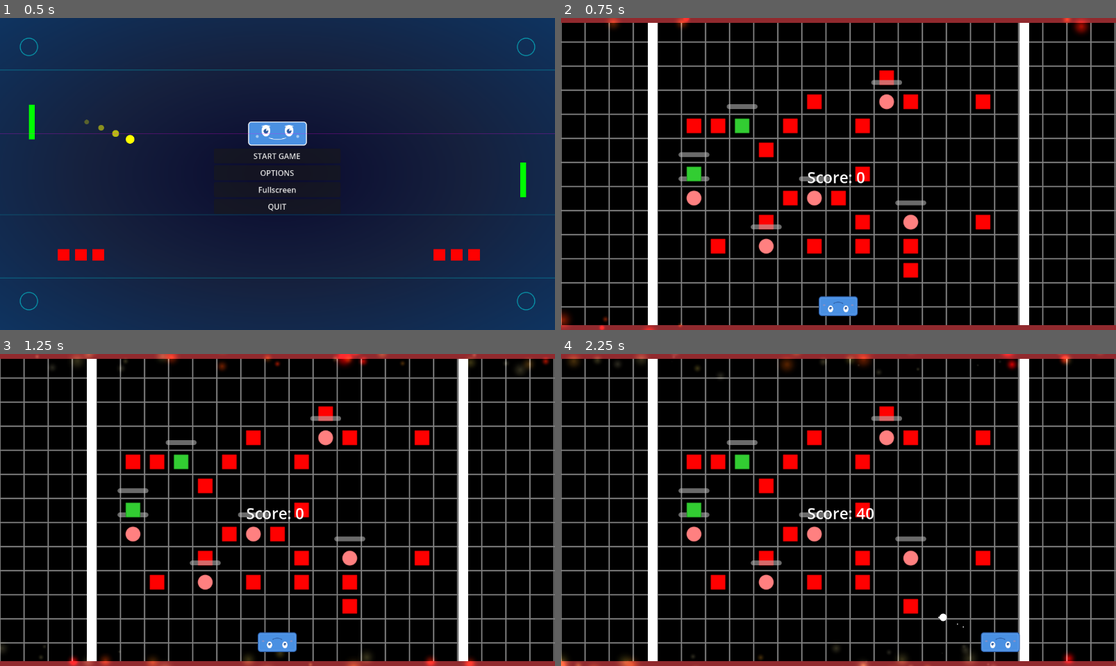
Above: before the commit, frames 1-4 (two rows, left to right).
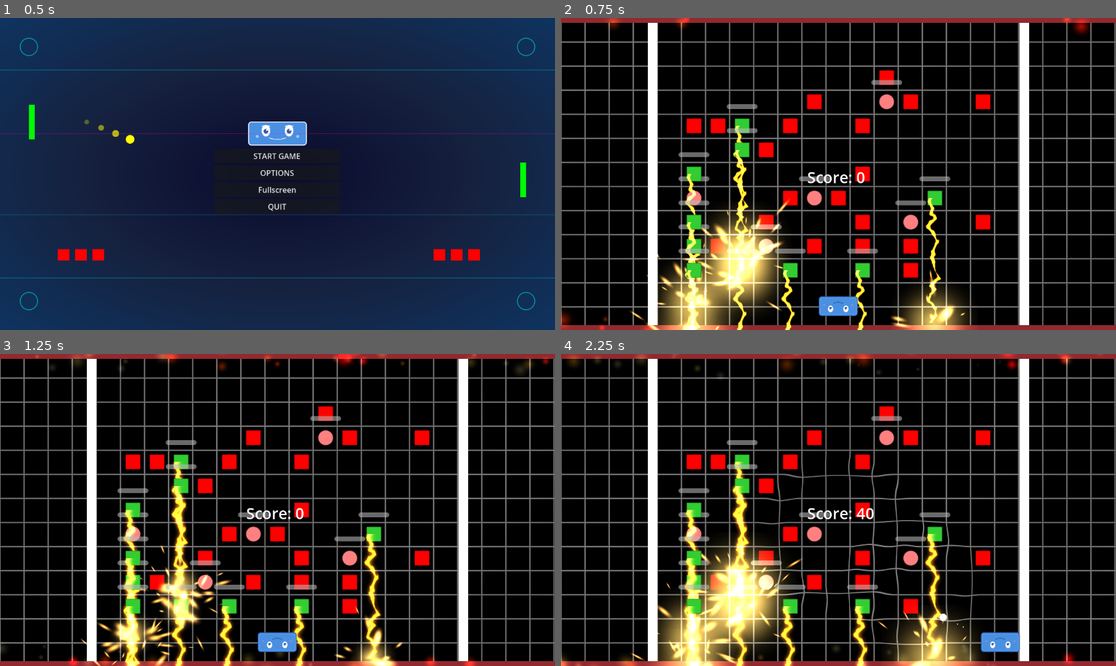
Above: after the commit, the same moments.

Repository: Nicheen/GameJamSummer2025
Game: Godot game, scene res://scenes/menus/main_menu.tscn
Two runs of this game, one before a commit and one after it. Both use one fixed random seed, a clock stepped at 60 frames per second and the inputs below.
Inputs (mouse positions are in pixels of both pictures, inside the frame that each line leads up to):
- Up to frame 1 (0.5 s): no input
- Up to frame 2 (0.75 s): click "START GAME" at 0.5 s
- Up to frame 3 (1.25 s): no input
- Up to frame 4 (2.25 s): tap Enter (ui_accept) at 1.25, 1.52 s; move the mouse to (960, 494) at 1.27 s; hold D (move_right) 1.28-2.03 s; click (960, 494) at 1.35 s; move the mouse to (727, 525) at 2.02 s; hold S (teleport_down) from 2.03 s (still down); click (727, 525) at 2.1 s

Frame 1 is identical in both runs. In frame 2, 10% of the frame differs, in the area x 12-74%, y 34-100%; in frame 3, 7.1%; in frame 4, 14%, in the area x 12-76%, y 32-100%.

Commit message:
BOOM

Diff:
--- a/gamejamsummer2025/scripts/main.gd
+++ b/gamejamsummer2025/scripts/main.gd
@@ -33,6 +33,19 @@
 # UI elements
 var score_label: Label
 var enemies_remaining_label: Label
+
+# Distortion effect system
+var grid_background: ColorRect
+var shader_material: ShaderMaterial
+var active_distortions: Array[Dictionary] = []
+var distortion_id_counter: int = 0
+var time_accumulator: float = 0.0
+const MAX_DISTORTIONS = 5
+
+# Distortion settings
+var default_force: float = 20.0
+var default_radius: float = 200.0
+var default_duration: float = 2.0
 
 func _ready():
 	# Set up the game
@@ -50,9 +63,108 @@
 	print("Game scene ready!")
 	print("Total enemies spawned: ", total_enemies)
 
+func _process(delta):
+	"""Update distortion effects each frame"""
+	time_accumulator += delta
+
+	# Update time uniform for base animation
+	if shader_material:
+		shader_material.set_shader_parameter("time", time_accumulator)
+
+	update_distortions(delta)
+	update_shader_uniforms()
+
 func setup_play_area():
-	# Create grid background
+	# Create grid background with distortion support
 	create_grid_background()
+
+func create_distortion_effect(center: Vector2, force: float = -1.0, radius: float = -1.0, duration: float = -1.0) -> int:
+	"""Create a new distortion effect at the given position"""
+
+	# Use defaults if not specified
+	if force < 0:
+		force = default_force
+	if radius < 0:
+		radius = default_radius
+	if duration < 0:
+		duration = default_duration
+
+	# Create distortion data
+	var distortion = {
+		"id": distortion_id_counter,
+		"center": center,
+		"force": force,
+		"radius": radius,
+		"duration": duration,
+		"current_time": 0.0,
+		"active": true
+	}
+
+	distortion_id_counter += 1
+
+	# Add to active distortions (remove oldest if at max capacity)
+	if active_distortions.size() >= MAX_DISTORTIONS:
+		active_distortions.pop_front()
+
+	active_distortions.append(distortion)
+
+	print("Created distortion effect at ", center, " with force ", force)
+	return distortion.id
+
+func update_distortions(delta: float):
+	"""Update all active distortions"""
+	var i = active_distortions.size() - 1
+
+	while i >= 0:
+		var distortion = active_distortions[i]
+		distortion.current_time += delta
+
+		# Remove expired distortions
+		if distortion.current_time >= distortion.duration:
+			active_distortions.remove_at(i)
+			print("Distortion effect expired")
+
+		i -= 1
+
+func update_shader_uniforms():
+	"""Update shader uniforms with current distortion data"""
+	if not shader_material:
+		return
+
+	# Prepare arrays for shader uniforms
+	var centers: Array[Vector2] = []
+	var forces: Array[float] = []
+	var radiuses: Array[float] = []
+	var times: Array[float] = []
+
+	# Fill arrays with active distortion data
+	for distortion in active_distortions:
+		centers.append(distortion.center)
+		forces.append(distortion.force)
+		radiuses.append(distortion.radius)
+		times.append(distortion.current_time)
+
+	# Pad arrays to MAX_DISTORTIONS length
+	while centers.size() < MAX_DISTORTIONS:
+		centers.append(Vector2.ZERO)
+		forces.append(0.0)
+		radiuses.append(0.0)
+		times.append(0.0)
+
+	# Update shader parameters
+	shader_material.set_shader_parameter("distortion_centers", centers)
+	shader_material.set_shader_parameter("distortion_forces", forces)
+	shader_material.set_shader_parameter("distortion_radiuses", radiuses)
+	shader_material.set_shader_parameter("distortion_times", times)
+	shader_material.set_shader_parameter("active_distortions", active_distortions.size())
+
+func create_enemy_death_distortion(enemy_position: Vector2):
+	"""Create a distortion effect specifically for enemy death"""
+	var force = randf_range(15.0, 25.0)
+	var radius = randf_range(150.0, 250.0)
+	var duration = randf_range(1.5, 2.5)
+
+	create_distortion_effect(enemy_position, force, radius, duration)
 
 func spawn_enemies():
 	# Samla alla använda positioner från kvadrater
@@ -92,8 +204,8 @@
 	var enemy = enemy_scene.instantiate()
 	enemy.global_position = position
 
-	# Connect enemy signals
-	enemy.enemy_died.connect(_on_enemy_died)
+	# Connect enemy signals with distortion effects - pass position in closure
+	enemy.enemy_died.connect(func(score_points): _on_enemy_died_with_distortion(score_points, position))
 	enemy.enemy_hit.connect(_on_enemy_hit)
 
 	add_child(enemy)
@@ -163,8 +275,8 @@
 	var block = block_scene.instantiate()
 	block.global_position = position
 
-	# Connect enemy signals
-	block.block_died.connect(_on_enemy_died)
+	# Connect enemy signals with distortion effects - pass position in closure
+	block.block_died.connect(func(score_points): _on_block_died_with_distortion(score_points, position))
 	block.block_hit.connect(_on_enemy_hit)
 
 	add_child(block)
@@ -196,64 +308,38 @@
 
 	# Spawna lazer-block
 	available_positions.shuffle()
-	var lazer_count = min(2, available_positions.size())  # 10 lazer-block
+	var lazer_count = min(10, available_positions.size())  # 10 lazer-block
 
 	for i in range(lazer_count):
 		spawn_enemy_lazer_at_position(available_positions[i])
 
 func spawn_enemy_lazer_at_position(position: Vector2):
 	var lazer_scene = load(ENEMY_BLOCK_LAZER_SCENE)
+	var thunder_scene = load(THUNDER)
 	if not lazer_scene:
 		print("ERROR: Could not load enemy lazer scene at: ", ENEMY_BLOCK_LAZER_SCENE)
 		return
 
+	if not thunder_scene:
+		print("ERROR: Could not load thunder effect scene at: ", THUNDER)
+		return
+
 	var lazer_block = lazer_scene.instantiate()
+	var thunder_effect = thunder_scene.instantiate()
+
 	lazer_block.global_position = position
-
-	# Connect signals (samma som vanliga block)
-	lazer_block.block_died.connect(_on_enemy_died)
+	thunder_effect.global_position = position
+
+	# Connect signals with distortion effects - pass position in closure
+	lazer_block.block_died.connect(func(score_points): _on_lazer_block_died_with_distortion(score_points, position))
 	lazer_block.block_hit.connect(_on_enemy_hit)
 
 	add_child(lazer_block)
+	add_child(thunder_effect)
 	lazer_blocks.append(lazer_block)
 	total_enemies += 1
 
-	# Skapa timer för blixtnedslag
-	create_thunder_timer(lazer_block, position)
-
 	print("Spawned lazer block at: ", position)
-
-func create_thunder_timer(lazer_block: Node, block_position: Vector2):
-	# Skapa en timer för detta specifika block
-	var thunder_timer = Timer.new()
-	thunder_timer.wait_time = 5.0  # 5 sekunder
-	thunder_timer.one_shot = false  # Upprepa
-	thunder_timer.autostart = true
-
-	# Lägg till timer som barn till lazer-blocket
-	lazer_block.add_child(thunder_timer)
-
-	# Anslut timer-signalen
-	thunder_timer.timeout.connect(func(): spawn_thunder_effect(lazer_block, block_position))
-
-	print("Thunder timer created for lazer block at: ", block_position)
-
-func spawn_thunder_effect(lazer_block: Node, block_position: Vector2):
-	if not is_instance_valid(lazer_block) or lazer_block.is_queued_for_deletion():
-		return
-
-	var thunder_scene = load(THUNDER)
-	if not thunder_scene:
-		return
-
-	var thunder_effect = thunder_scene.instantiate()
-
-	add_child(thunder_effect)
-
-	# Ändra från +50 till +20 pixlar under blocket
-	thunder_effect.global_position = Vector2(lazer_block.global_position.x, lazer_block.global_position.y + 15)
-
-	print("Thunder positioned at: ", thunder_effect.global_position)
 
 func spawn_player():
 	# Load and instantiate the player scene
@@ -299,6 +385,13 @@
 	add_child(win_menu)
 
 	print("Win menu setup complete")
+
+func _input(event):
+	"""Handle global input events"""
+	# Test distortion effects with right mouse click (for debugging)
+	if event is InputEventMouseButton and event.pressed and event.button_index == MOUSE_BUTTON_RIGHT:
+		create_distortion_effect(event.position)
+		print("Created test distortion at ", event.position)
 
 func setup_ui():
 	# Create UI layer
@@ -322,6 +415,26 @@
 		update_death_menu_score()
 		death_menu.show_death_menu()
 
+# Fixed functions that capture position before object is freed
+func _on_enemy_died_with_distortion(score_points: int, death_position: Vector2):
+	"""Handle enemy death with distortion effect"""
+	create_enemy_death_distortion(death_position)
+	_on_enemy_died(score_points)
+
+func _on_block_died_with_distortion(score_points: int, death_position: Vector2):
+	"""Handle regular block death with distortion effect"""
+	create_enemy_death_distortion(death_position)
+	_on_enemy_died(score_points)
+
+func _on_lazer_block_died_with_distortion(score_points: int, death_position: Vector2):
+	"""Handle lazer block death with stronger distortion effect"""
+	# Lazer blocks create stronger distortions
+	var force = randf_range(25.0, 35.0)
+	var radius = randf_range(200.0, 300.0)
+	var duration = randf_range(2.0, 3.0)
+	create_distortion_effect(death_position, force, radius, duration)
+	_on_enemy_died(score_points)
+
 func _on_enemy_died(score_points: int):
 	enemies_killed += 1
 	current_score += score_points
@@ -367,16 +480,16 @@
 
 func create_grid_background():
 	# Create a ColorRect that covers the entire screen
-	var background = ColorRect.new()
-	background.name = "GridBackground"
-	background.anchors_preset = Control.PRESET_FULL_RECT
-	background.size = play_area_size
-	background.position = Vector2.ZERO
+	grid_background = ColorRect.new()
+	grid_background.name = "GridBackground"
+	grid_background.anchors_preset = Control.PRESET_FULL_RECT
+	grid_background.size = play_area_size
+	grid_background.position = Vector2.ZERO
 
 	# Create shader material
-	var shader_material = ShaderMaterial.new()
-
-	# Try to load the shader file
+	shader_material = ShaderMaterial.new()
+
+	# Try to load the enhanced shader file
 	var grid_shader = load("res://shaders/grid_shader.gdshader")
 	if grid_shader == null:
 		print("ERROR: Could not load grid shader at res://shaders/grid_shader.gdshader")
@@ -392,9 +505,30 @@
 	shader_material.set_shader_parameter("background_color", Color.BLACK)
 	shader_material.set_shader_parameter("line_alpha", 0.3)
 
+	# Initialize distortion parameters
+	var empty_centers: Array[Vector2] = []
+	var empty_forces: Array[float] = []
+	var empty_radiuses: Array[float] = []
+	var empty_times: Array[float] = []
+
+	for i in range(MAX_DISTORTIONS):
+		empty_centers.append(Vector2.ZERO)
+		empty_forces.append(0.0)
+		empty_radiuses.append(0.0)
+		empty_times.append(0.0)
+
+	shader_material.set_shader_parameter("distortion_centers", empty_centers)
+	shader_material.set_shader_parameter("distortion_forces", empty_forces)
+	shader_material.set_shader_parameter("distortion_radiuses", empty_radiuses)
+	shader_material.set_shader_parameter("distortion_times", empty_times)
+	shader_material.set_shader_parameter("active_distortions", 0)
+	shader_material.set_shader_parameter("time", 0.0)
+
 	# Apply material to background
-	background.material = shader_material
+	grid_background.material = shader_material
 
 	# Add as first child so it renders behind everything
-	add_child(background)
-	move_child(background, 0)
+	add_child(grid_background)
+	move_child(grid_background, 0)
+
+	print("Enhanced grid shader with distortion effects applied successfully")
--- a/gamejamsummer2025/shaders/grid_shader.gdshader
+++ b/gamejamsummer2025/shaders/grid_shader.gdshader
@@ -7,12 +7,65 @@
 uniform vec4 background_color : source_color = vec4(0.0, 0.0, 0.0, 1.0);
 uniform float line_alpha : hint_range(0.0, 1.0) = 0.3;
 
+// Distortion effects (up to 5 simultaneous distortions)
+uniform vec2 distortion_centers[5];
+uniform float distortion_forces[5];
+uniform float distortion_radiuses[5];
+uniform float distortion_times[5];
+uniform int active_distortions = 0;
+
+// Animation
+uniform float time : hint_range(0.0, 100.0) = 0.0;
+
+vec2 apply_distortions(vec2 uv, vec2 pixel_pos) {
+    vec2 distorted_pos = pixel_pos;
+
+    for (int i = 0; i < active_distortions && i < 5; i++) {
+        vec2 center = distortion_centers[i];
+        float force = distortion_forces[i];
+        float radius = distortion_radiuses[i];
+        float dist_time = distortion_times[i];
+
+        // Calculate distance from distortion center
+        float distance = length(pixel_pos - center);
+
+        // Create expanding wave effect
+        float wave_progress = dist_time * 200.0; // Speed of wave expansion
+        float wave_thickness = 30.0;
+
+        // Only distort if we're within the wave ring
+        float wave_start = wave_progress - wave_thickness;
+        float wave_end = wave_progress + wave_thickness;
+
+        if (distance >= wave_start && distance <= wave_end && distance <= radius) {
+            // Calculate wave intensity (stronger at center of wave ring)
+            float wave_center = wave_progress;
+            float wave_intensity = 1.0 - abs(distance - wave_center) / wave_thickness;
+            wave_intensity = smoothstep(0.0, 1.0, wave_intensity);
+
+            // Apply radial distortion
+            vec2 direction = normalize(pixel_pos - center);
+            float distortion_amount = force * wave_intensity * sin(dist_time * 10.0) * 0.5;
+
+            // Add some rotational component for more interesting distortion
+            vec2 perpendicular = vec2(-direction.y, direction.x);
+            distorted_pos += direction * distortion_amount;
+            distorted_pos += perpendicular * distortion_amount * 0.3;
+        }
+    }
+
+    return distorted_pos;
+}
+
 void fragment() {
-    // Use UV coordinates and scale them to create grid
-    vec2 grid_uv = UV * vec2(1152.0, 648.0); // Your play area size
+    // Get pixel position in world coordinates
+    vec2 pixel_pos = UV * vec2(1152.0, 648.0);
 
-    // Calculate grid position
-    vec2 grid_pos = mod(grid_uv, grid_size);
+    // Apply distortion effects
+    vec2 distorted_pixel_pos = apply_distortions(UV, pixel_pos);
+
+    // Calculate grid position using distorted coordinates
+    vec2 grid_pos = mod(distorted_pixel_pos, grid_size);
 
     // Calculate distance to nearest grid line
     float dist_to_line = min(
@@ -23,8 +76,11 @@
     // Create line effect with smooth transition
     float line_factor = 1.0 - smoothstep(0.0, line_width, dist_to_line);
 
+    // Add some subtle animation to the grid when no distortions are active
+    float base_animation = sin(time * 2.0 + pixel_pos.x * 0.01 + pixel_pos.y * 0.01) * 0.1 + 0.9;
+
     // Mix background and line colors
-    vec3 final_color = mix(background_color.rgb, line_color.rgb, line_factor);
+    vec3 final_color = mix(background_color.rgb, line_color.rgb * base_animation, line_factor);
     float final_alpha = mix(background_color.a, line_color.a * line_alpha, line_factor);
 
     COLOR = vec4(final_color, final_alpha);
--- /dev/null
+++ b/gamejamsummer2025/shaders/shockwave.gdshader
@@ -0,0 +1,11 @@
+shader_type canvas_item;
+
+uniform vec2 center;
+uniform float force;
+uniform sampler2D distortionTexture;
+uniform sampler2D SCREEN_TEXTURE;
+void fragment() {
+	vec2 distortedUV = SCREEN_UV + texture(distortionTexture, UV).r * 0.05;
+	vec4 screenColor = texture(SCREEN_TEXTURE, distortedUV);
+	COLOR = screenColor;
+}
Not shown, added: gamejamsummer2025/shaders/shockwave.gdshader.uid
